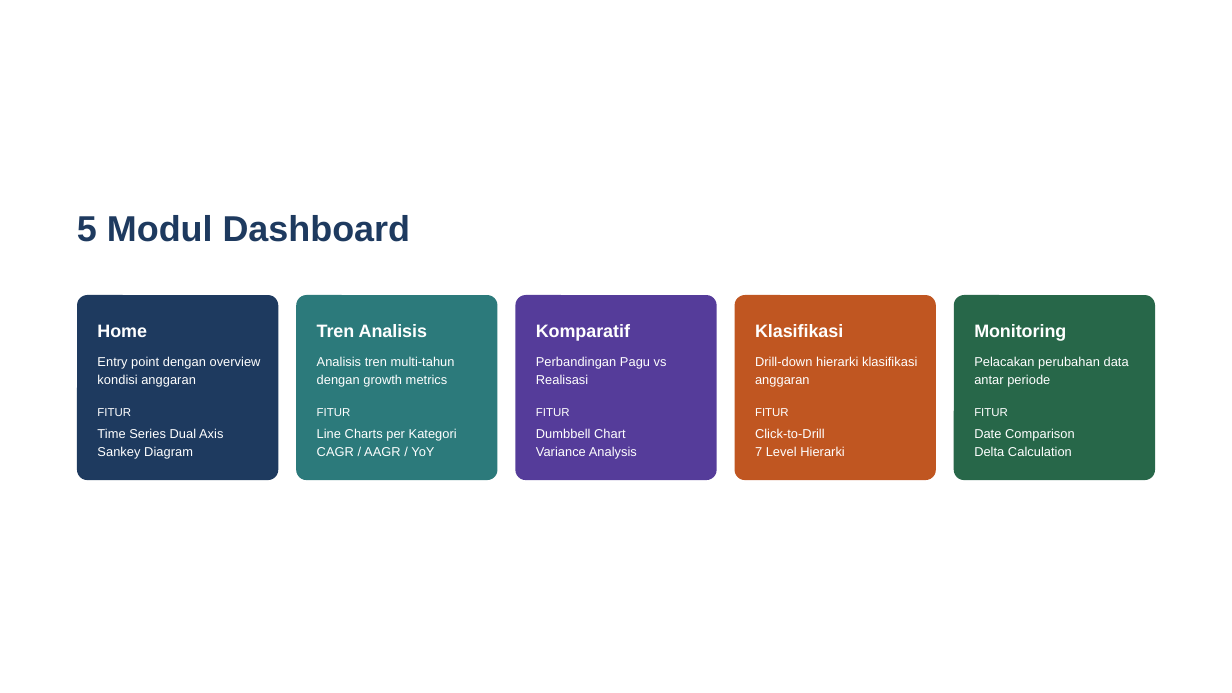
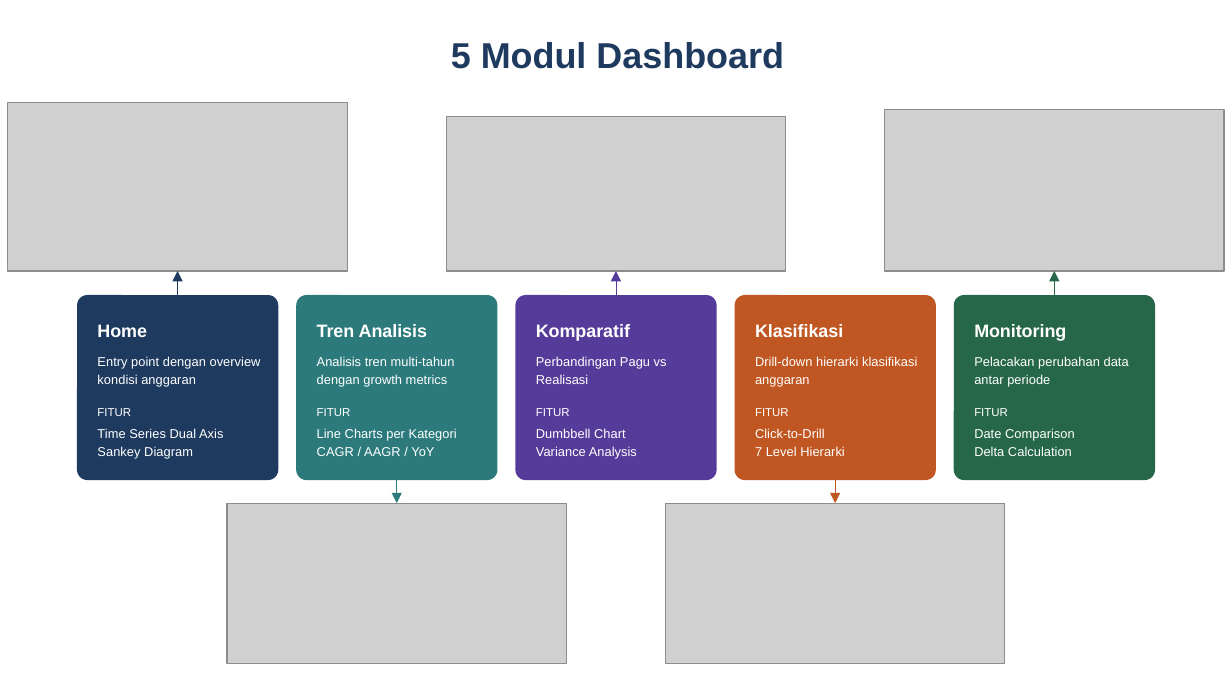
Before and after one commit to tubankum3/dashanggaran, a slide deck: slide 10 of Presentasi_Program Deliverables_Secondment pada Abid PMK DJA.pptx (slide 12 before the commit). Drawn at 1232x693 pixels with LibreOffice and Linux fonts; fonts in the diff are those of the drawing; grey boxes stand for pictures. Boxes give left, top, right and bottom in pixels: in the first picture for what was removed or moved away, otherwise in the second. Text is boxed around its words. In the diff, an @@ line names an element or a change of style, - is before the commit and + after.

```diff
--- a/Presentasi_Program Deliverables_Secondment pada Abid PMK DJA.pptx
+++ b/Presentasi_Program Deliverables_Secondment pada Abid PMK DJA.pptx
@@ text "5 Modul Dashboard": place and size @@
-text "5 Modul Dashboard" at (77, 215, 411, 242)
+text "5 Modul Dashboard" at (451, 42, 784, 69)
@@ text "5 Modul Dashboard" at (451, 42, 784, 69): alignment left to centre @@
@@ picture added at (7, 102, 347, 271) @@
@@ picture added at (446, 116, 786, 271) @@
@@ picture added at (885, 110, 1225, 271) @@
@@ arrow added from (177, 294) to (177, 271), #1E3A5F 0.5 pt @@
@@ arrow added from (616, 294) to (616, 271), #553C9A 0.5 pt @@
@@ arrow added from (1055, 294) to (1055, 271), #276749 0.5 pt @@
@@ picture added at (227, 503, 567, 663) @@
@@ arrow added from (397, 480) to (397, 503), #2C7A7B 0.5 pt @@
@@ picture added at (665, 503, 1005, 663) @@
@@ arrow added from (835, 480) to (835, 503), #C05621 0.5 pt @@
```
Also in this commit, not shown: 12 other slides changed, 4 slides removed, 2 other files.
